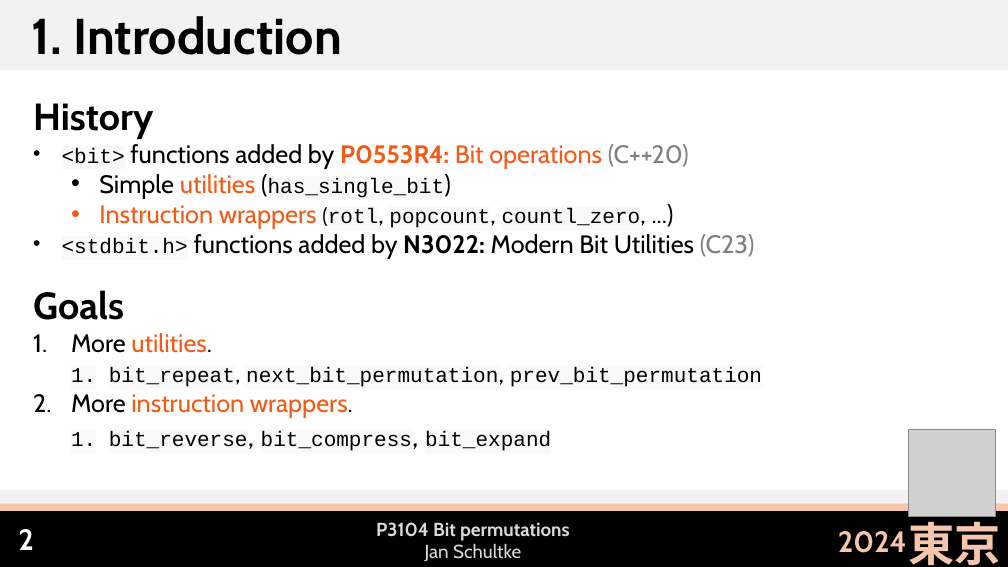
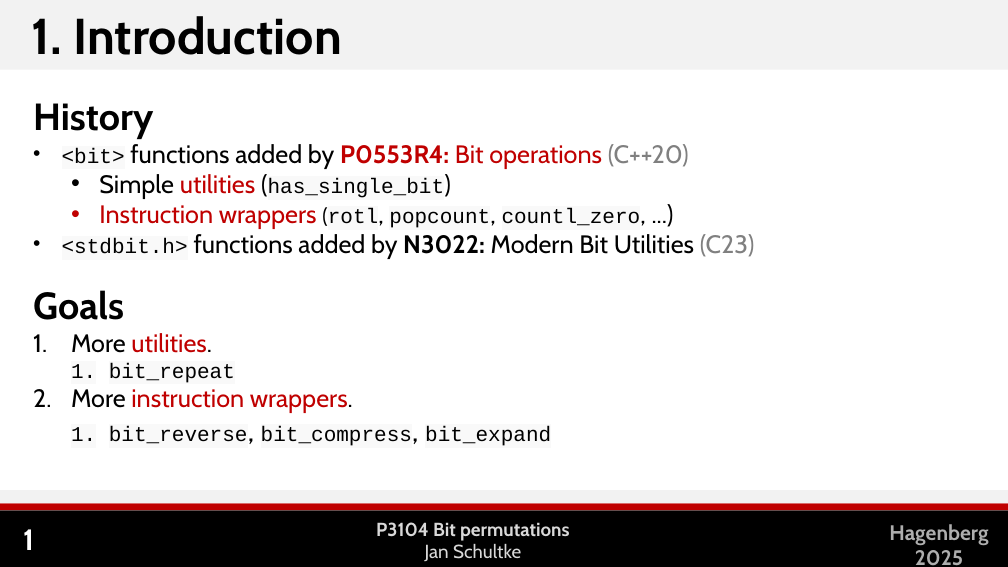
Before and after one commit to Eisenwave/cpp-proposals, a slide deck: slide 2 of slides/p3104-slides.pptx (slide 3 before the commit). Drawn at 1008x567 pixels with LibreOffice and Linux fonts; fonts in the diff are those of the drawing; grey boxes stand for pictures. Boxes give left, top, right and bottom in pixels: in the first picture for what was removed or moved away, otherwise in the second. Text is boxed around its words. In the diff, an @@ line names an element or a change of style, - is before the commit and + after.

```diff
--- a/slides/p3104-slides.pptx
+++ b/slides/p3104-slides.pptx
@@ text at [62, 144, 689, 413]: text colour #F25A16 to #C00000 in "P0553R4: Bit operations", "utilities", "Instruction wrappers", "utilities." and 1 more places @@
@@ text at [109, 363, 235, 383]: text changed @@
-  1. bit_repeat, next_bit_permutation, prev_bit_permutation
+  1. bit_repeat
@@ picture removed at [909, 430, 996, 516] @@
@@ rectangle at [0, 504, 1008, 510]: fill #F6C6AC to #C00000 @@
@@ page number at [23, 529, 34, 550]: text changed @@
-2
+1
@@ text removed at [838, 531, 907, 553] @@
-2024
@@ text added at [889, 524, 988, 566], 20 pt, text #AEAEAE, bold @@
+Hagenberg
+2025
@@ text removed at [908, 514, 1000, 565] @@
-東京
```
Also in this commit, not shown: 8 other slides changed, 2 slides removed, 1 other file.
